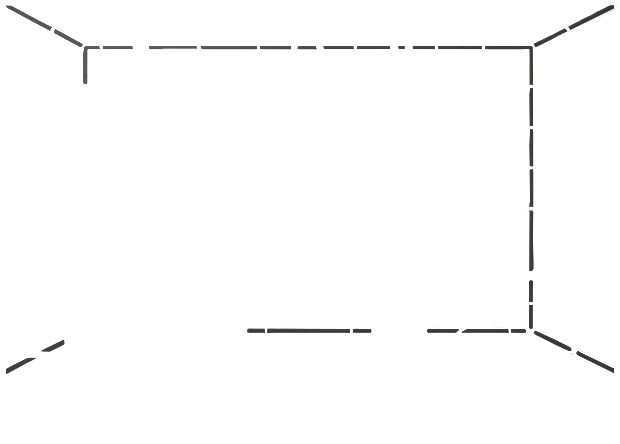
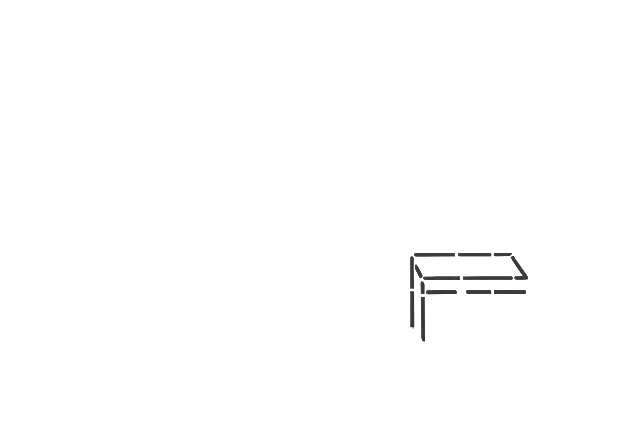
Comparing the layer stacks of the two 620x444 images. Changes:
hid "BaseRoom" over [5, 5, 617, 374]
added layer "RightDesk" above "RightFurniture" over [410, 253, 528, 345]
